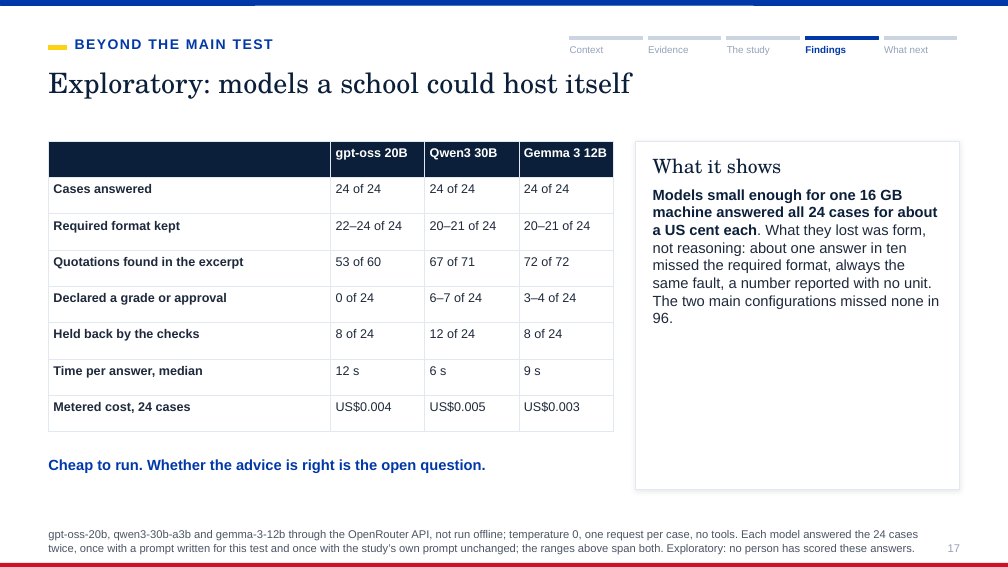
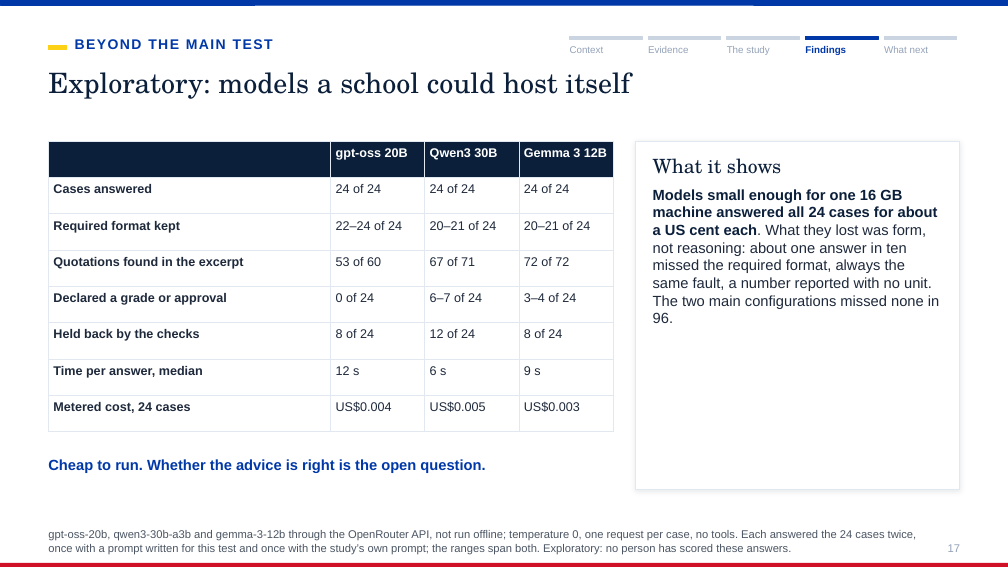
Before and after one commit to bealambitco/ai-assessment-higher-education-ph, a slide deck: slide 17 of presentation/When_Should_AI_Assist_the_Assessor_FINAL.pptx. Drawn at 1008x567 pixels with LibreOffice and Linux fonts; fonts in the diff are those of the drawing. Boxes give left, top, right and bottom in pixels: in the first picture for what was removed or moved away, otherwise in the second. Text is boxed around its words. In the diff, an @@ line names an element or a change of style, - is before the commit and + after.

```diff
--- a/presentation/When_Should_AI_Assist_the_Assessor_FINAL.pptx
+++ b/presentation/When_Should_AI_Assist_the_Assessor_FINAL.pptx
@@ text at bbox=[48, 530, 917, 554]: text changed @@
-gpt-oss-20b, qwen3-30b-a3b and gemma-3-12b through the OpenRouter API, not run offline; temperature 0, one request per case, no tools. Each model answered the 24 cases twice, once with a prompt written for this test and once with the study’s own prompt unchanged; the ranges above span both. Exploratory: no person has scored these answers.
+gpt-oss-20b, qwen3-30b-a3b and gemma-3-12b through the OpenRouter API, not run offline; temperature 0, one request per case, no tools. Each answered the 24 cases twice, once with a prompt written for this test and once with the study’s own prompt; the ranges span both. Exploratory: no person has scored these answers.
```
Also in this commit, not shown: 7 other slides changed, 5 other files.
